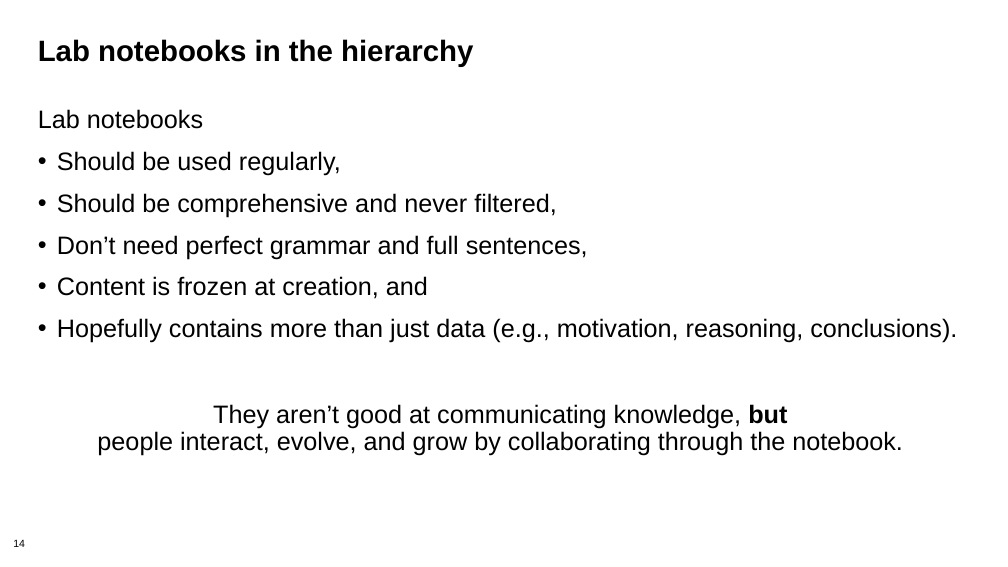
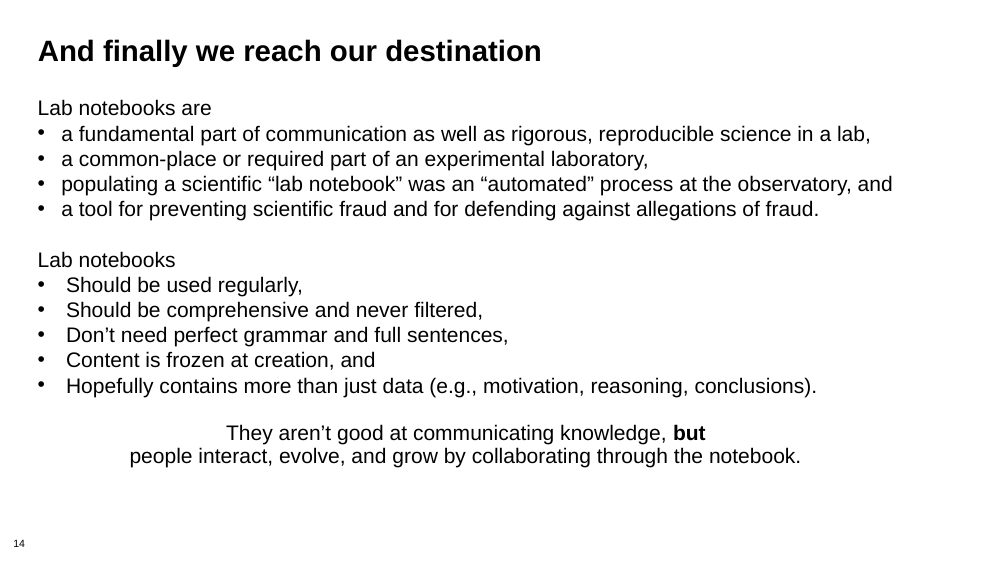
Before and after one commit to bssw-tutorial/presentations, a slide deck: slide 14 of lab-notebooks.pptx. Drawn at 1008x567 pixels with LibreOffice and Linux fonts; fonts in the diff are those of the drawing; background and template pictures are left out. Boxes give left, top, right and bottom in pixels: in the first picture for what was removed or moved away, otherwise in the second. Text is boxed around its words. In the diff, an @@ line names an element or a change of style, - is before the commit and + after.

```diff
--- a/lab-notebooks.pptx
+++ b/lab-notebooks.pptx
@@ title at box(38, 39, 542, 67): text changed @@
-Lab notebooks in the hierarchy
+And finally we reach our destination
@@ text removed at box(38, 109, 957, 343) @@
-Lab notebooks
-• Should be used regularly,
-• Should be comprehensive and never filtered,
-• Don’t need perfect grammar and full sentences,
-• Content is frozen at creation, and
-• Hopefully contains more than just data (e.g., motivation, reasoning, conclusions).
@@ text added at box(38, 99, 893, 467), 20 pt, text #000000 @@
+Lab notebooks are
+• a fundamental part of communication as well as rigorous, reproducible science in a lab,
+• a common-place or required part of an experimental laboratory,
+• populating a scientific “lab notebook” was an “automated” process at the observatory, and
+• a tool for preventing scientific fraud and for defending against allegations of fraud.
+Lab notebooks
+• Should be used regularly,
+• Should be comprehensive and never filtered,
+• Don’t need perfect grammar and full sentences,
+• Content is frozen at creation, and
+• Hopefully contains more than just data (e.g., motivation, reasoning, conclusions).
+They aren’t good at communicating knowledge, but
+people interact, evolve, and grow by collaborating through the notebook.
@@ text removed at box(97, 404, 903, 456) @@
-They aren’t good at communicating knowledge, but
-people interact, evolve, and grow by collaborating through the notebook.
```
Also in this commit, not shown: 9 other slides changed, 2 slides added.
